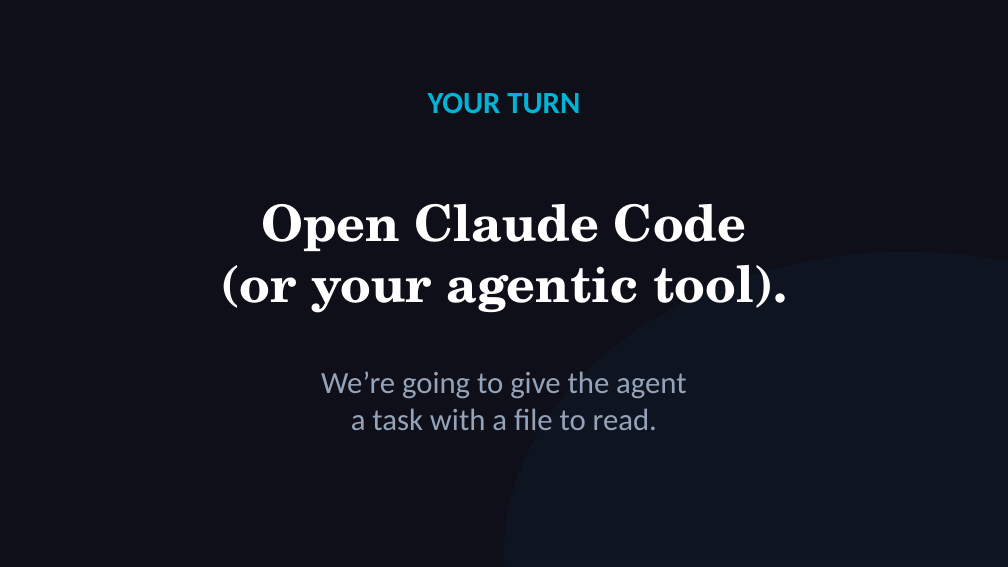
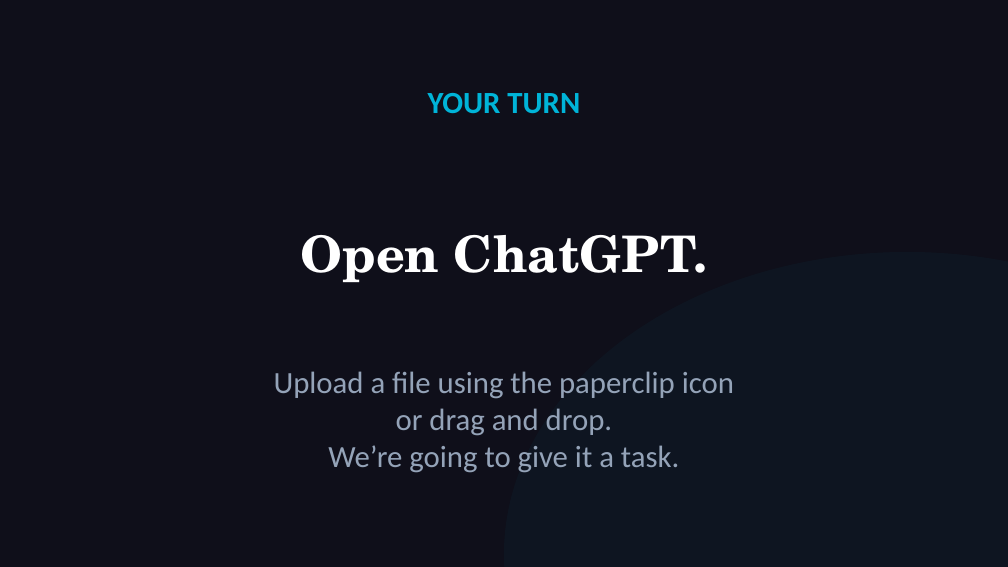
Before and after one commit to michaelengland/ai-best-practices, a slide deck: slide 8 of decks/workshop-operator/workshop-operator.pptx. Drawn at 1008x567 pixels with LibreOffice and Linux fonts; fonts in the diff are those of the drawing. Boxes give left, top, right and bottom in pixels: in the first picture for what was removed or moved away, otherwise in the second. Text is boxed around its words. In the diff, an @@ line names an element or a change of style, - is before the commit and + after.

```diff
--- a/decks/workshop-operator/workshop-operator.pptx
+++ b/decks/workshop-operator/workshop-operator.pptx
@@ text at (301, 235, 707, 282): text changed @@
-Open Claude Code
-(or your agentic tool).
+Open ChatGPT.
@@ text at (274, 371, 734, 473): text changed @@
-We’re going to give the agent
-a task with a file to read.
+Upload a file using the paperclip icon
+or drag and drop.
+We’re going to give it a task.
```
Also in this commit, not shown: 4 other slides changed, 1 slide added, 1 slide removed, 7 other files.
